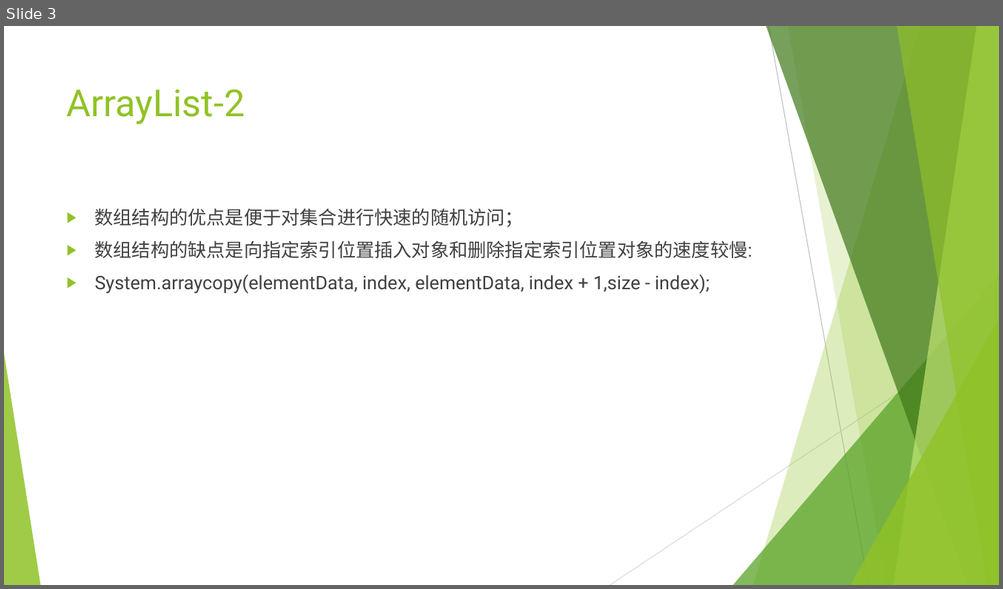
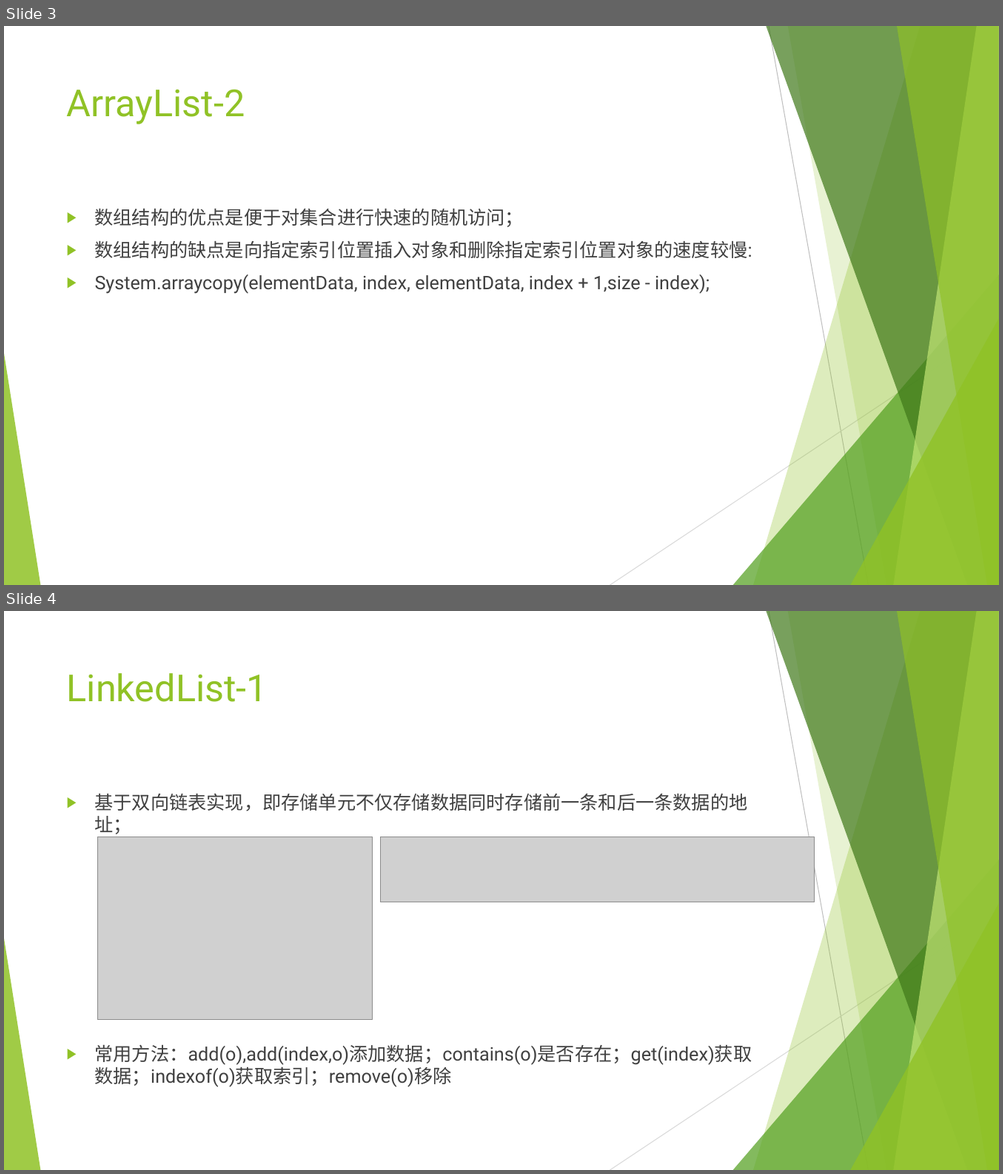
Before and after one commit to mrzhangs1015916/javaLearn, a slide deck: src/mapAndSet/JAVA集合类学习.pptx. Shown one above the other, each under a label of ours: slide 3 before the commit, slides 3 and 4 after it. The pictures are 1003x589 and 1003x1174 pixels, drawn with LibreOffice and Linux fonts; fonts in the diff are those of the drawing; grey boxes stand for pictures. Boxes give left, top, right and bottom in pixels: in the first picture for what was removed or moved away, otherwise in the second. Text is boxed around its words. In the diff, an @@ line names an element or a change of style, - is before the commit and + after.

```diff
--- a/src/mapAndSet/JAVA集合类学习.pptx
+++ b/src/mapAndSet/JAVA集合类学习.pptx
@@ slide 4 added at box(4, 611, 999, 1170), background #FFFFFF; not listed: 10 template elements that a slide beside it also shows @@
@@ title added at box(67, 673, 267, 702), 36 pt, text #90C226 @@
+LinkedList-1
@@ text added at box(95, 794, 752, 1088), 18 pt, text #404040 @@
+▶ 基于双向链表实现，即存储单元不仅存储数据同时存储前一条和后一条数据的地址；
+▶ 常用方法：add(o),add(index,o)添加数据；contains(o)是否存在；get(index)获取数据；indexof(o)获取索引；remove(o)移除
@@ picture added at box(97, 837, 373, 1020) @@
@@ picture added at box(380, 837, 814, 903) @@
```
Also in this commit, not shown: 4 other slides added, 4 other files.
